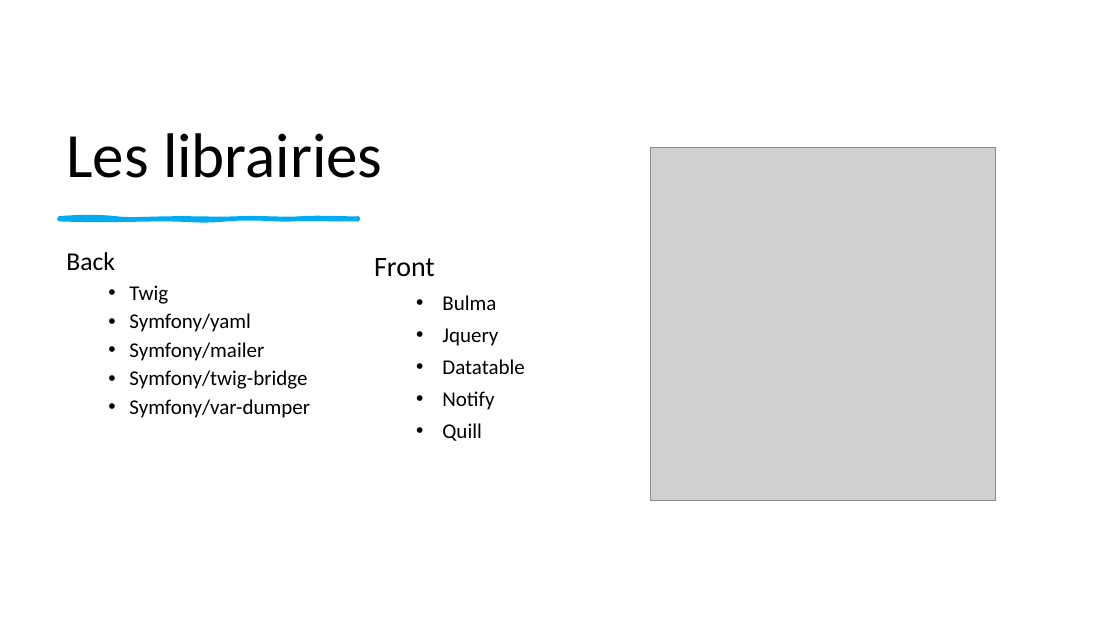
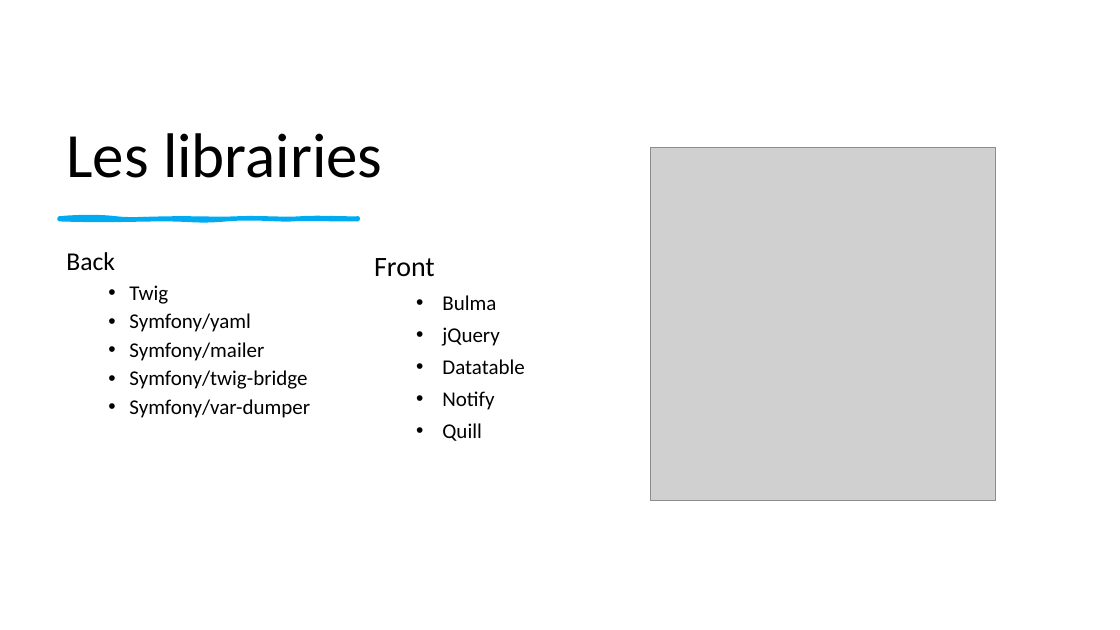
Before and after one commit to jdevuono54/OCR-P5, a slide deck: slide 13 of présentation/Blog.pptx. Drawn at 1120x630 pixels with LibreOffice and Linux fonts; fonts in the diff are those of the drawing; grey boxes stand for pictures. Boxes give left, top, right and bottom in pixels: in the first picture for what was removed or moved away, otherwise in the second. Text is boxed around its words. In the diff, an @@ line names an element or a change of style, - is before the commit and + after.

```diff
--- a/présentation/Blog.pptx
+++ b/présentation/Blog.pptx
@@ text at (442,327,499,346): text changed @@
-  • Jquery
+  • jQuery
```
Also in this commit, not shown: 5 other files.
